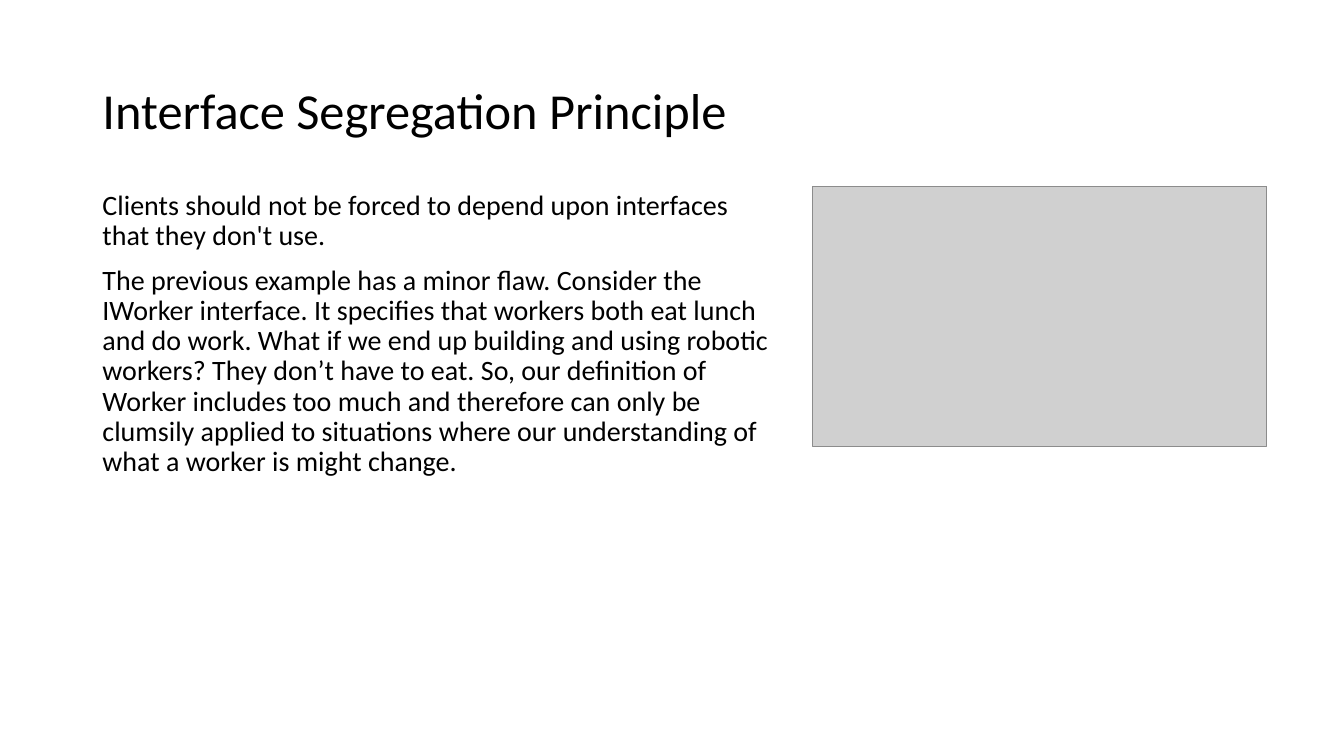
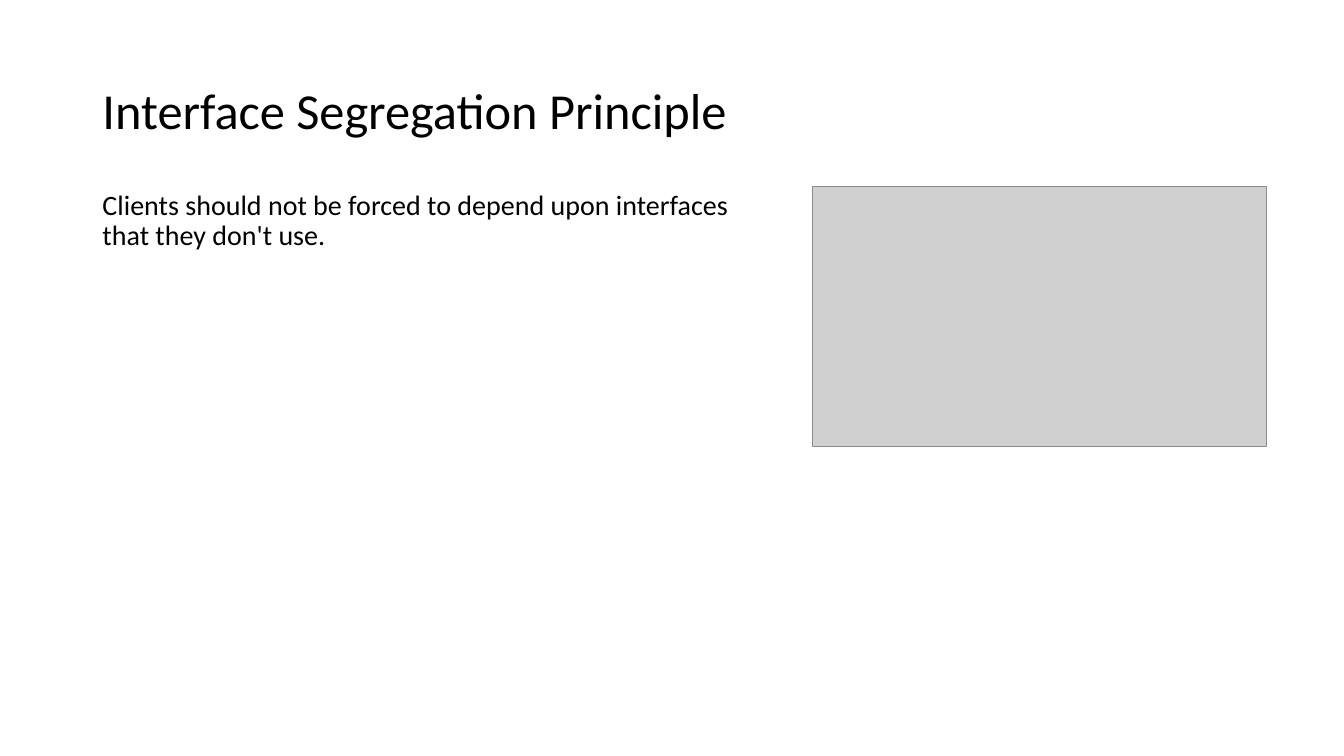
Before and after one commit to EricJPogue/www-epogue-info, a slide deck: slide 41 of CPSC-24500/Week01/2016SpringW01Slides.pptx (slide 38 before the commit). Drawn at 1344x756 pixels with LibreOffice and Linux fonts; fonts in the diff are those of the drawing; grey boxes stand for pictures. Boxes give left, top, right and bottom in pixels: in the first picture for what was removed or moved away, otherwise in the second. Text is boxed around its words. In the diff, an @@ line names an element or a change of style, - is before the commit and + after.

```diff
--- a/CPSC-24500/Week01/2016SpringW01Slides.pptx
+++ b/CPSC-24500/Week01/2016SpringW01Slides.pptx
@@ text at (x1=102, y1=270, x2=768, y2=476): paragraph removed @@
-The previous example has a minor flaw. Consider the IWorker interface. It specifies that workers both eat lunch and do work. What if we end up building and using robotic workers? They don’t have to eat. So, our definition of Worker includes too much and therefore can only be clumsily applied to situations where our understanding of what a worker is might change.
```
Also in this commit, not shown: 14 other slides changed, 3 slides added, 1 slide removed, 1 other file.
